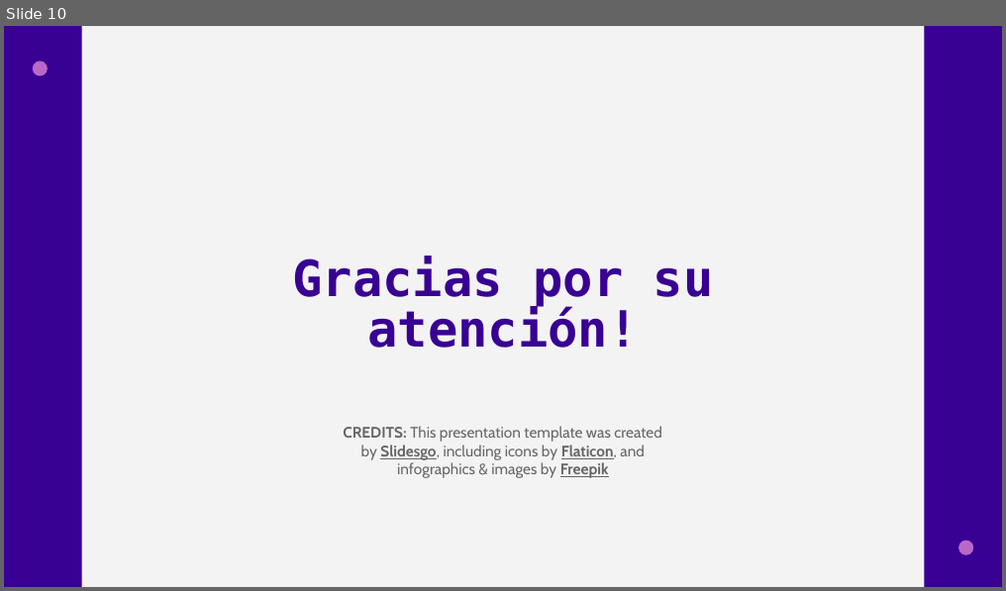
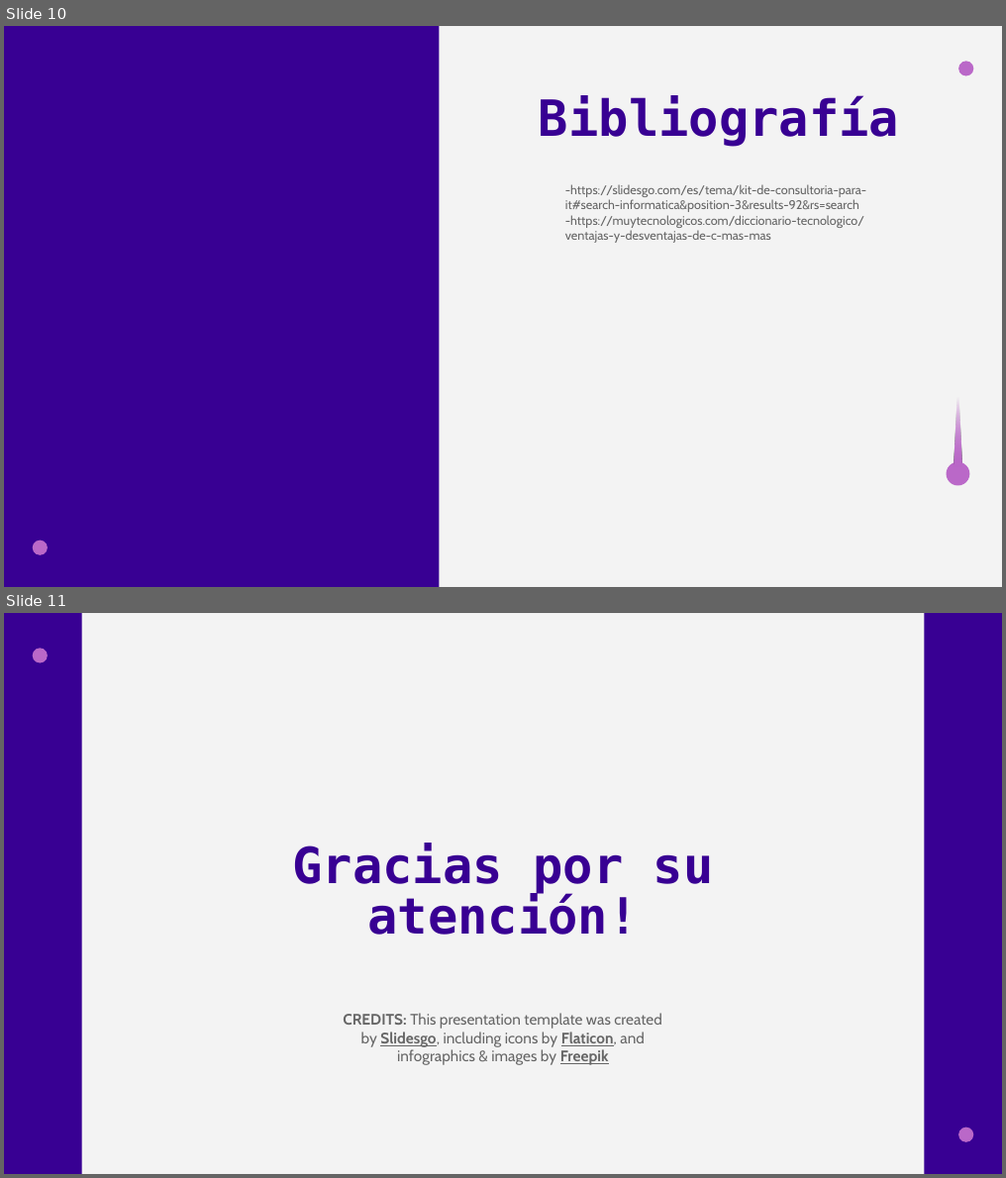
Before and after one commit to LucianoMartinez21/Catedra_1_C-, a slide deck: Presentacion_Fundamentos.pptx. Shown one above the other, each under a label of ours: slide 10 before the commit, slides 10 and 11 after it. The pictures are 1006x591 and 1006x1178 pixels, drawn with LibreOffice and Linux fonts; fonts in the diff are those of the drawing. Boxes give left, top, right and bottom in pixels: in the first picture for what was removed or moved away, otherwise in the second. Text is boxed around its words. In the diff, an @@ line names an element or a change of style, - is before the commit and + after.

```diff
--- a/Presentacion_Fundamentos.pptx
+++ b/Presentacion_Fundamentos.pptx
@@ slide 10 added at [4,26,1002,587], background #F3F3F3 @@
@@ rectangle added at [4,26,439,587], fill #380093 @@
@@ ellipse added at [958,61,973,76], fill #BA68C8 @@
@@ title added at [539,95,899,147], 36 pt, text #380093, bold @@
+Bibliografía
@@ subtitle added at [565,184,866,243], 9 pt, text #666666 @@
+-https://slidesgo.com/es/tema/kit-de-consultoria-para-it#search-informatica&position-3&results-92&rs=search
+-https://muytecnologicos.com/diccionario-tecnologico/ventajas-y-desventajas-de-c-mas-mas
@@ triangle added at [954,380,962,468], fill gradient #BA68C8 @@
@@ triangle added at [954,380,962,468], fill gradient #BA68C8 @@
@@ ellipse added at [946,462,970,486], fill #BA68C8 @@
@@ ellipse added at [32,541,47,556], fill #BA68C8 @@
@@ what was slide 10 is now slide 11 @@
```
Also in this commit, not shown: 5 slides changed, 1 other slide added, 1 slide removed.
